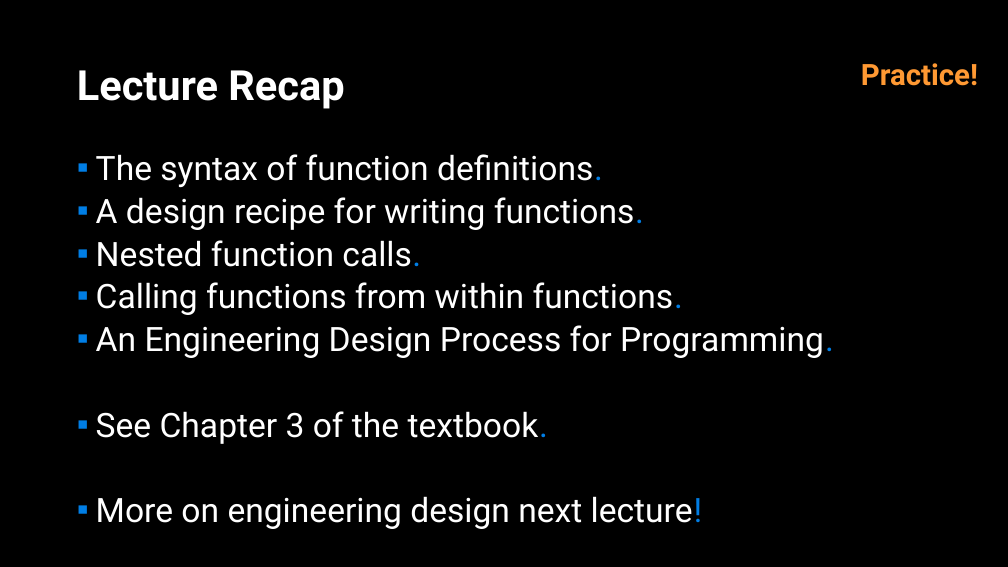
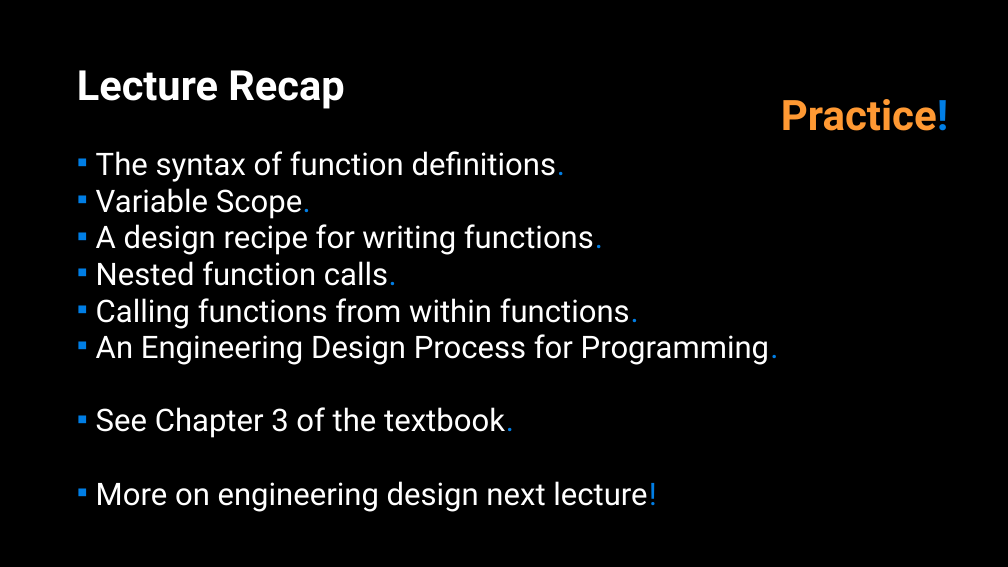
Before and after one commit to APS106/APS106-winter-2022-material, a slide deck: slide 46 of lectures/week2/lecture2/slides/week2_lecture2.pptx (slide 40 before the commit). Drawn at 1008x567 pixels with LibreOffice and Linux fonts; fonts in the diff are those of the drawing; background and template pictures are left out. Boxes give left, top, right and bottom in pixels: in the first picture for what was removed or moved away, otherwise in the second. Text is boxed around its words. In the diff, an @@ line names an element or a change of style, - is before the commit and + after.

```diff
--- a/lectures/week2/lecture2/slides/week2_lecture2.pptx
+++ b/lectures/week2/lecture2/slides/week2_lecture2.pptx
@@ text "Practice!": place and size @@
-text "Practice!" at (861,63,978,86)
+text "Practice!" at (781,99,948,131)
@@ text "Practice!" at (781,99,948,131): size 28 to 40 pt; text colour #FF9933 to #017EE5 in "Practice!" @@
@@ text at (96,151,779,512): size 32 to 29.6 pt; line spacing 0.8 to 0.7 @@
@@ text at (96,188,311,219): paragraph added @@
+▪ Variable Scope.
```
Also in this commit, not shown: 10 other slides changed, 6 slides added, 3 other files.
